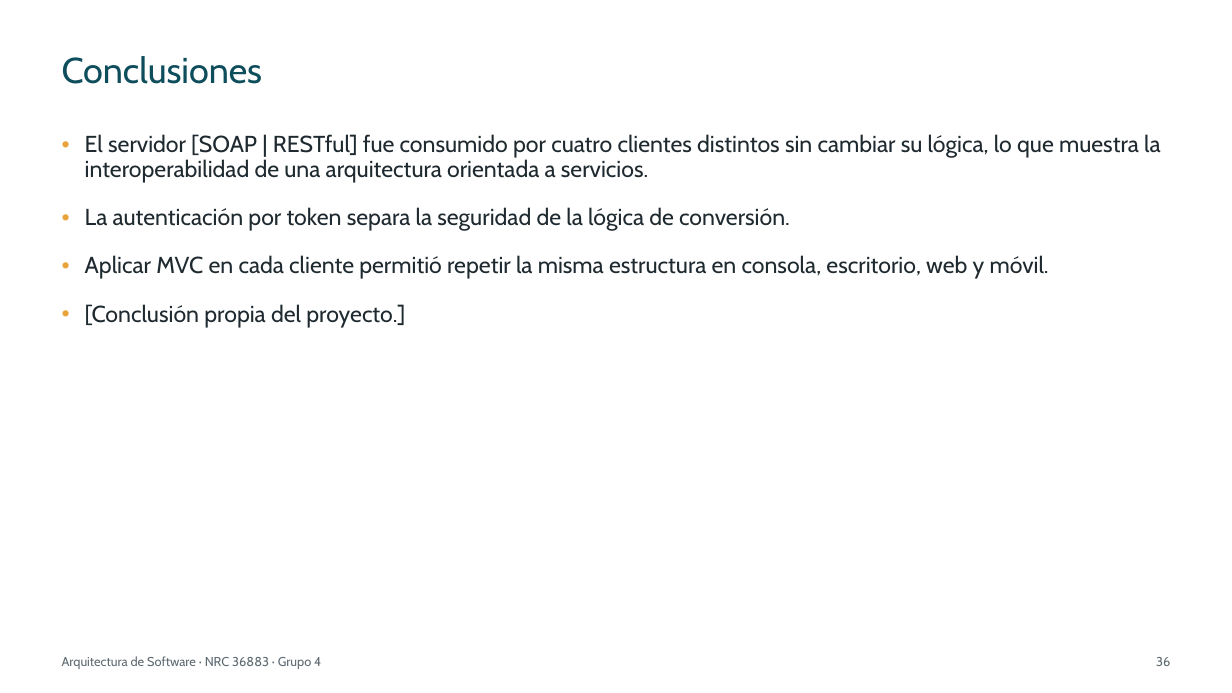
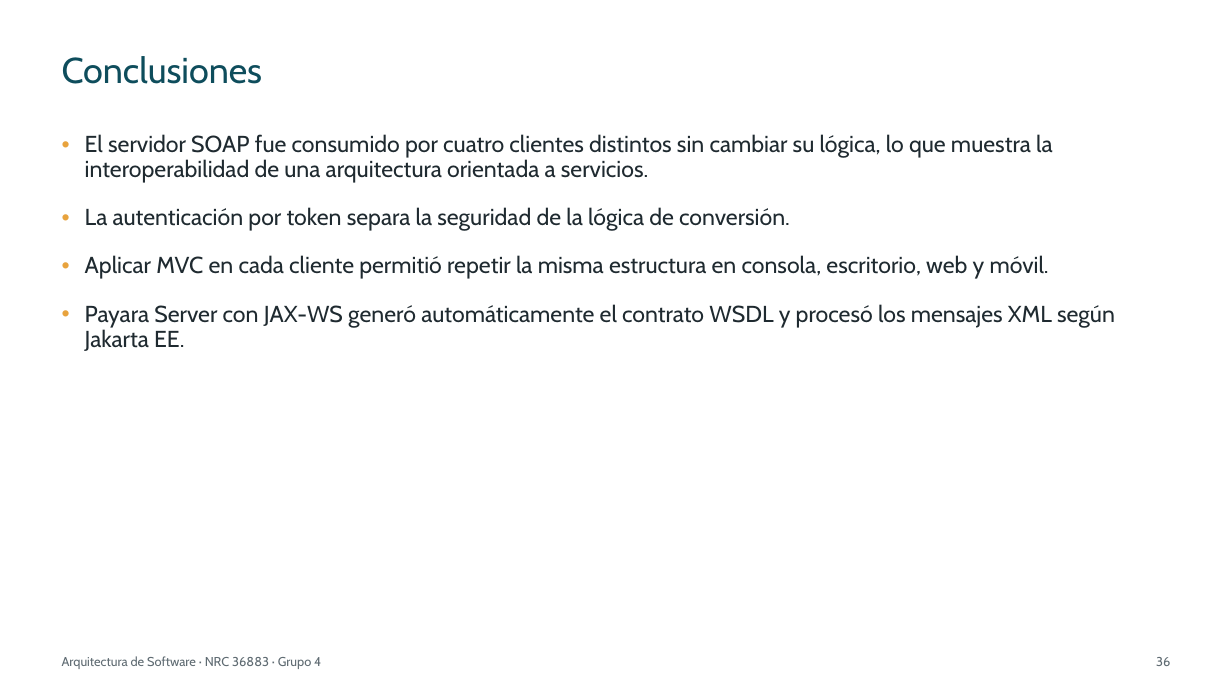
Before and after one commit to IMarcusDev/TI.1.1.-PAO202651_SOAP_JAVA_SINBDD_NRC_36883_GR04, a slide deck: slide 36 of 05. DOCUMENTACION/PRESENTACION TI.1.1. SOAP sin BDD en JAVA GR4.pptx. Drawn at 1232x693 pixels with LibreOffice and Linux fonts; fonts in the diff are those of the drawing. Boxes give left, top, right and bottom in pixels: in the first picture for what was removed or moved away, otherwise in the second. Text is boxed around its words. In the diff, an @@ line names an element or a change of style, - is before the commit and + after.

```diff
--- a/05. DOCUMENTACION/PRESENTACION TI.1.1. SOAP sin BDD en JAVA GR4.pptx
+++ b/05. DOCUMENTACION/PRESENTACION TI.1.1. SOAP sin BDD en JAVA GR4.pptx
@@ text at (x1=85, y1=134, x2=1053, y2=183): text changed @@
-• El servidor [SOAP | RESTful] fue consumido por cuatro clientes distintos sin cambiar su lógica, lo que muestra la interoperabilidad de una arquitectura orientada a servicios.
+• El servidor SOAP fue consumido por cuatro clientes distintos sin cambiar su lógica, lo que muestra la interoperabilidad de una arquitectura orientada a servicios.
@@ text at (x1=85, y1=304, x2=1115, y2=351): text changed @@
-• [Conclusión propia del proyecto.]
+• Payara Server con JAX-WS generó automáticamente el contrato WSDL y procesó los mensajes XML según Jakarta EE.
```
Also in this commit, not shown: 27 other slides changed.
